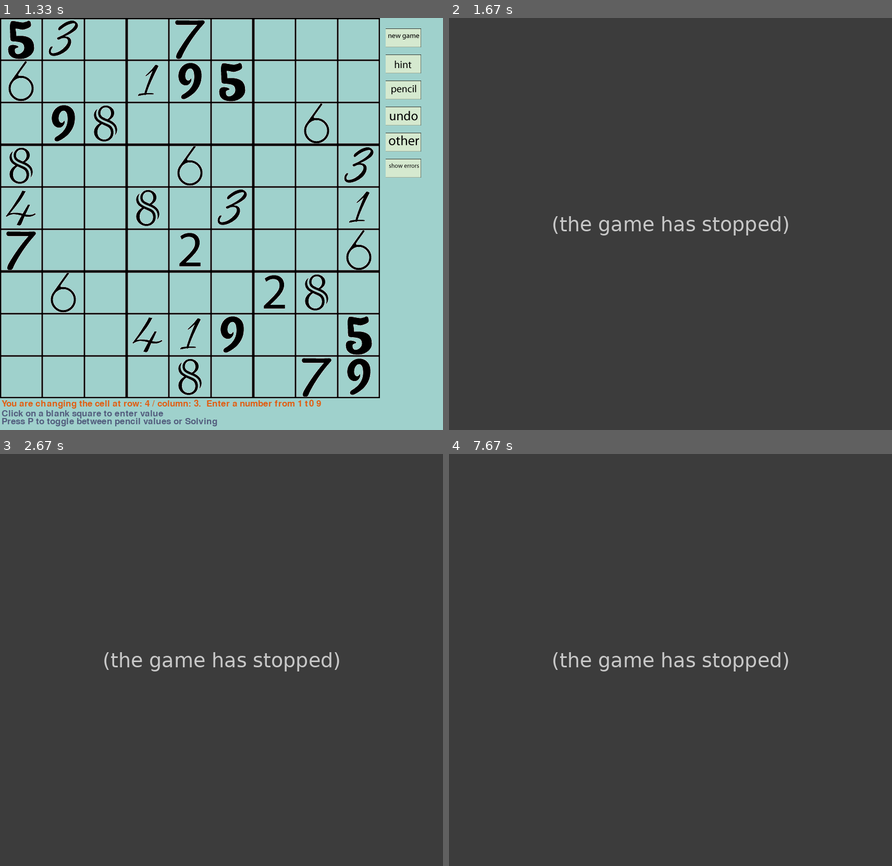
Above: before the commit, frames 1-4 (two rows, left to right).
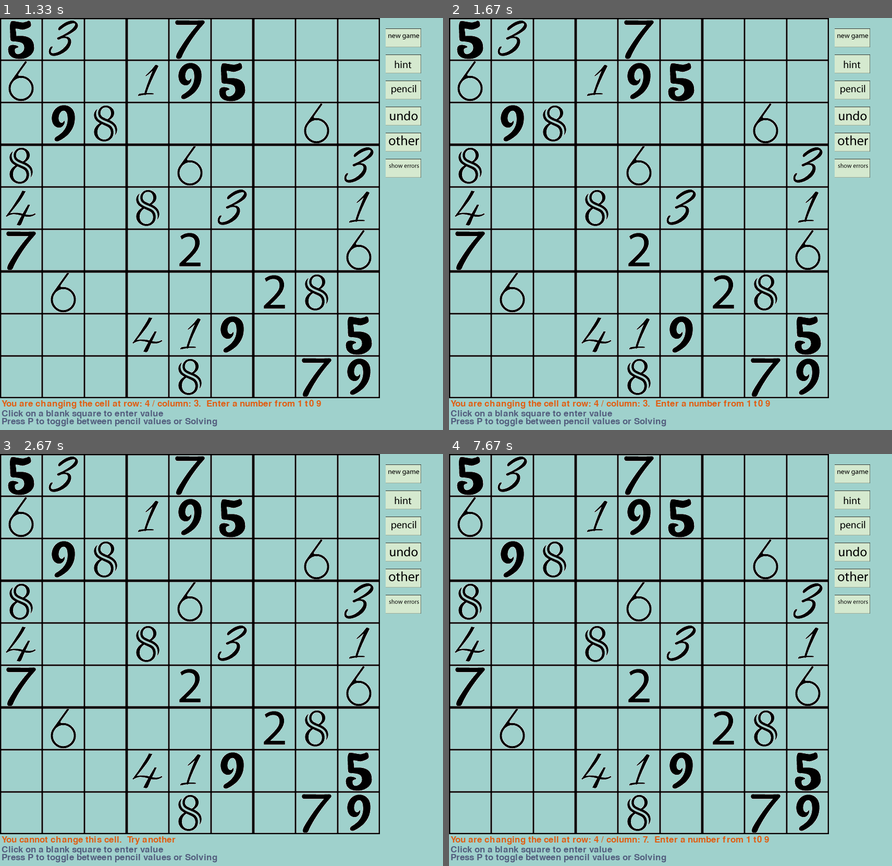
Above: after the commit, the same moments.

Repository: MAOneill/pygame-sudoku
Game: pygame game, started from pygame_soduko.py
The game is run twice, just before and just after one commit, with the same random seed, the same clock (stepped at 60 frames per second) and the same inputs.
Inputs (mouse positions are in pixels of both pictures, inside the frame that each line leads up to):
- Up to frame 1 (1.33 s): click (221, 224) at 0.38 s; click (225, 252) at 0.72 s; click (84, 162) at 1.05 s
- Up to frame 2 (1.67 s): click (834, 368) at 1.38 s
- Up to frame 3 (2.67 s): click (230, 519) at 1.72 s; click (225, 705) at 2.05 s; click (208, 589) at 2.38 s
- Up to frame 4 (7.67 s): click (608, 573) at 2.72 s; click (785, 622) at 3.05 s; click (528, 701) at 3.38 s; click (763, 585) at 3.72 s; click (542, 581) at 4.05 s; click (564, 734) at 4.38 s; click (542, 635) at 4.72 s; click (604, 779) at 5.05 s; click (537, 812) at 5.38 s; click (599, 524) at 5.72 s; click (626, 643) at 6.05 s; click (564, 552) at 6.38 s; click (568, 800) at 6.72 s; click (643, 536) at 7.05 s; click (701, 594) at 7.38 s

Frame 1 is identical in both runs. In frame 2, 100% of the frame differs, in the area x 0-100%, y 0-100%; in frame 3, 100%; in frame 4, 100%.
Error before the commit: UnboundLocalError: cannot access local variable 'pencilplacement' where it is not associated...; the game stopped at 1.38 s (later frames are placeholders)

Commit message:
removed solving toggle variable

Diff:
--- a/pygame_soduko.py
+++ b/pygame_soduko.py
@@ -141,14 +141,14 @@
         tempcol = (x % 81) // 27
         temprow = (y % 81) // 27
         pencilplacement = temprow * 3 + tempcol + 1
-        print("the pencil cell is %d" % pencilplacement)
+        # print("the pencil cell is %d" % pencilplacement)
     else:
         board_clicked = False
         row = 0
         col = 0
         cell = ""
+        pencilplacement = 0
     return row,col,cell,board_clicked,pencilplacement
-
 
 def main():
 
@@ -211,7 +211,7 @@
     stop_game = False
 
     pencil = False  #state at which to enter pencil values
-    solving = True   #state at which to enter value.  You havce to click to get to that state
+    # solving = True   #state at which to enter value.  You havce to click to get to that state
 
     board_clicked = False
 
